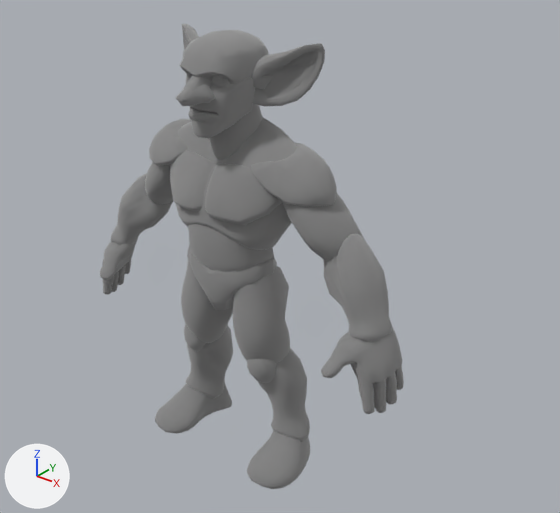
A saved change to the FBX model server-file/public/models/characters/GOBLIN_MALE/GOBLIN_MALE.fbx.
Camera for both pictures: a 50 mm lens placed at (2.1, -2.32, 2.49), pointed at (0.17, 0.09, 0.99). Every picture has the same lights, and +X, +Y and +Z are marked at lower left.

The first picture shows 'GoblinMale'.
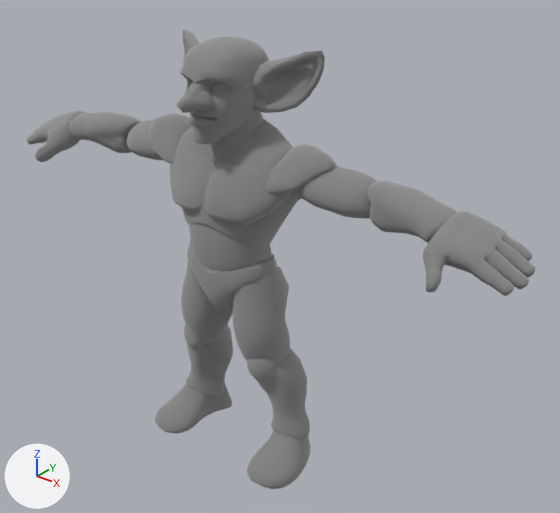
Diff of the bpy script that builds the scene:
```diff
--- a/server-file/public/models/characters/GOBLIN_MALE/GOBLIN_MALE.fbx.py
+++ b/server-file/public/models/characters/GOBLIN_MALE/GOBLIN_MALE.fbx.py
@@ me_goblinmale @@
 # used by ob_goblinmale; location = (0.0, 0.0, 0.0)
-me_goblinmale.from_pydata(...)  # 6502 vertices, 6476 faces; spans x -0.85..0.85, y -0.31..0.22, z 0.0..1.97
+me_goblinmale.from_pydata(...)  # 6502 vertices, 6476 faces; spans x -1.33..1.33, y -0.31..0.22, z 0.0..1.94
+# me_goblinmale part 1: the loose piece of 576 vertices spanning x -0.85..-0.63, y -0.25..0.07, z 0.55..0.9 is turned 56.4 degrees about the y axis through its middle, then moved by (-0.4, 0.0, 0.6)
+# me_goblinmale part 2: the loose piece of 576 vertices spanning x 0.63..0.85, y -0.25..0.07, z 0.55..0.9 is turned -56.4 degrees about the y axis through its middle, then moved by (0.4, 0.0, 0.6)
+# me_goblinmale part 3: a new loose piece of 210 vertices spanning x -1.03..-0.65, y -0.1..0.12, z 1.3..1.49, in mat_goblinmale (grey #bcbcbc)
+# me_goblinmale part 4: a new loose piece of 210 vertices spanning x 0.65..1.03, y -0.1..0.12, z 1.3..1.49, in mat_goblinmale (grey #bcbcbc)
+# me_goblinmale part 5: the loose piece of 210 vertices spanning x -0.8..-0.46, y -0.12..0.13, z 0.83..1.23 is deleted
+# me_goblinmale part 6: the loose piece of 210 vertices spanning x 0.46..0.8, y -0.12..0.13, z 0.83..1.23 is deleted
+# me_goblinmale part 7: 739 vertices moved from x -0.35..0.35, y -0.22..0.18, z 0.99..1.94 to x -0.35..0.35, y -0.22..0.18, z 0.99..1.93; 1608 vertices removed from x -0.61..0.61, y -0.31..0.16, z 1.09..1.97; 1608 vertices added at x -0.72..0.72, y -0.31..0.14, z 1.23..1.94
 me_goblinmale.materials.append(mat_goblinmale)
```

Boxes (x1, y1, x2, y2) around the edits, measured in the pictures (560 x 513 px; the box of a moved part takes in the faces that stretch with it):
'GoblinMale', reshaped (68% wider)
    before: (100, 24, 404, 489)
    after: (26, 30, 536, 489)
part 1 of me_goblinmale, moved or reshaped
    before: (100, 239, 138, 295)
    after: (26, 111, 86, 162)
part 2 of me_goblinmale, moved or reshaped
    before: (321, 327, 404, 414)
    after: (423, 211, 536, 296)
part 3 of me_goblinmale, added
    after: (69, 112, 140, 153)
part 4 of me_goblinmale, added
    after: (368, 181, 457, 243)
part 5 of me_goblinmale, deleted
    before: (110, 173, 174, 245)
part 6 of me_goblinmale, deleted
    before: (324, 234, 392, 342)
part 7 of me_goblinmale, moved or reshaped
    before: (145, 24, 365, 272)
    after: (127, 30, 380, 272)
